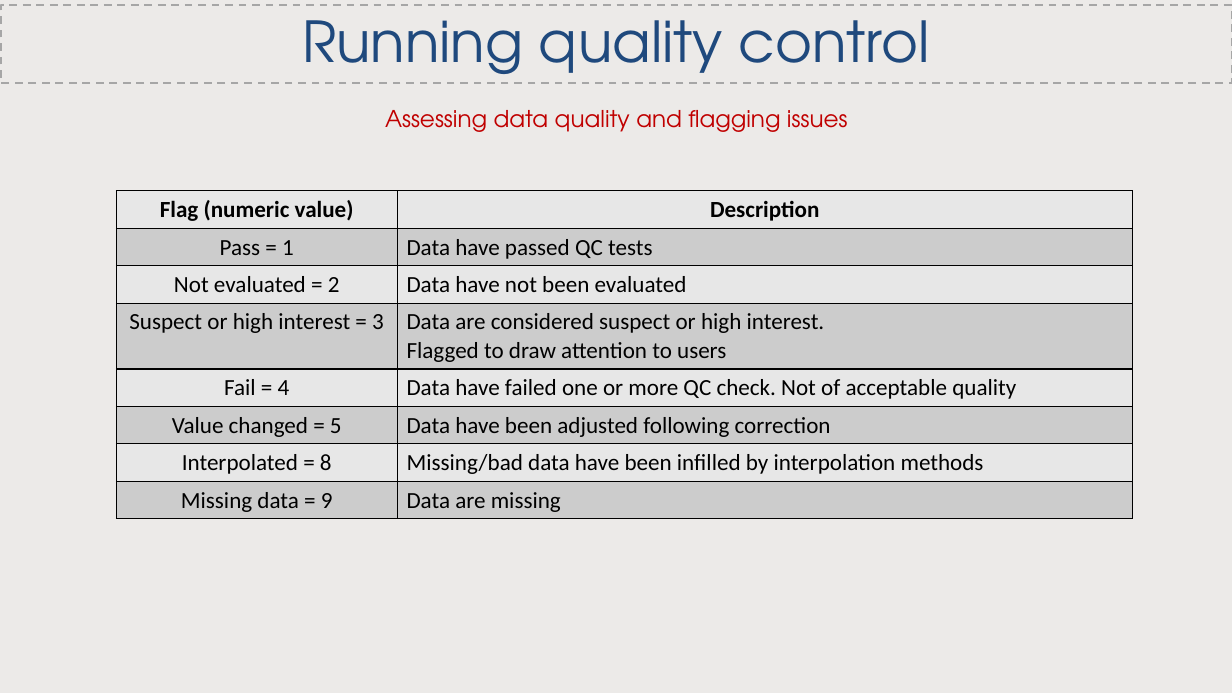
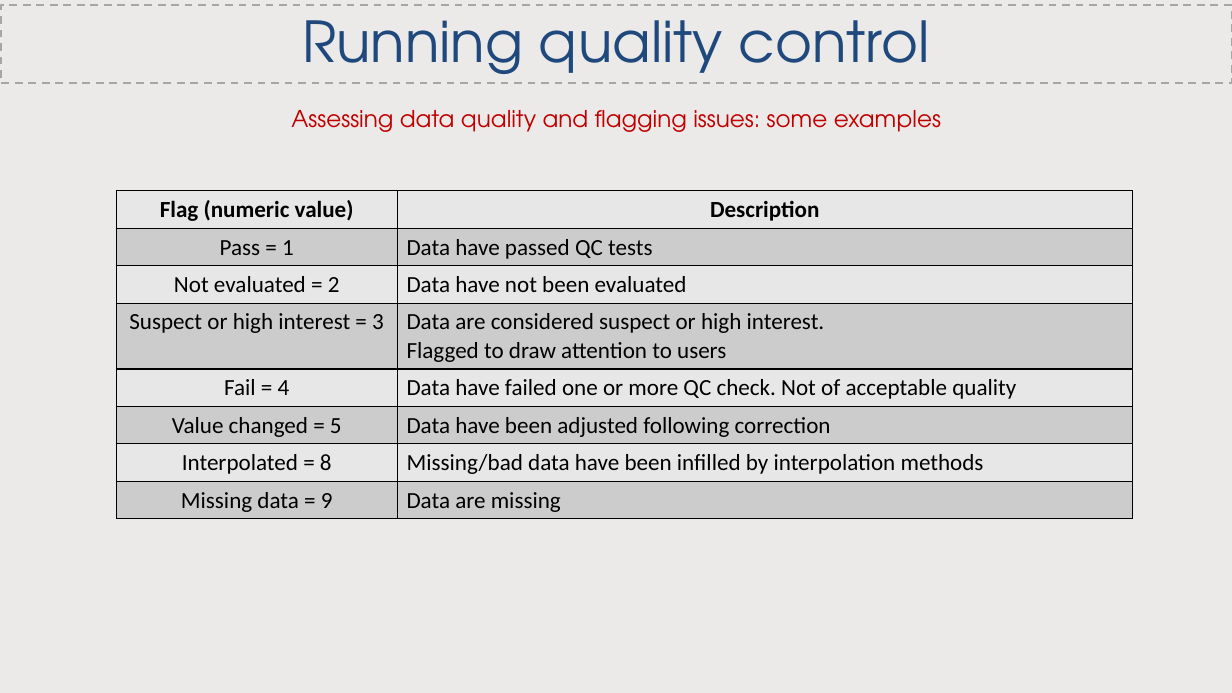
Before and after one commit to CatchmentSci/GEO8026, a slide deck: slide 5 of Block 02/slides/GEO8026_2021_22_Lecture2.pptx. Drawn at 1232x693 pixels with LibreOffice and Linux fonts; fonts in the diff are those of the drawing. Boxes give left, top, right and bottom in pixels: in the first picture for what was removed or moved away, otherwise in the second. Text is boxed around its words. In the diff, an @@ line names an element or a change of style, - is before the commit and + after.

```diff
--- a/Block 02/slides/GEO8026_2021_22_Lecture2.pptx
+++ b/Block 02/slides/GEO8026_2021_22_Lecture2.pptx
@@ text at box(291, 110, 941, 132): text changed @@
-Assessing data quality and flagging issues
+Assessing data quality and flagging issues: some examples
```
Also in this commit, not shown: 2 other slides changed, 3 other files.
